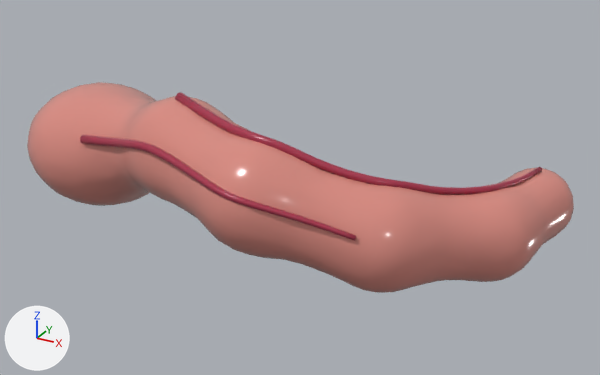
Renders of the glTF model assets/models/targets/appendix.glb from each side of a commit.
Before and after are seen from a 50 mm lens placed at (0.065, -0.1067, 0.0522), pointed at (0.0047, 0.0028, -0.0026). Arrows for +X, +Y and +Z are at lower left; the lights stay in place. The picture after the commit comes second.

The first picture shows 'Appendix', 'Vessels'.
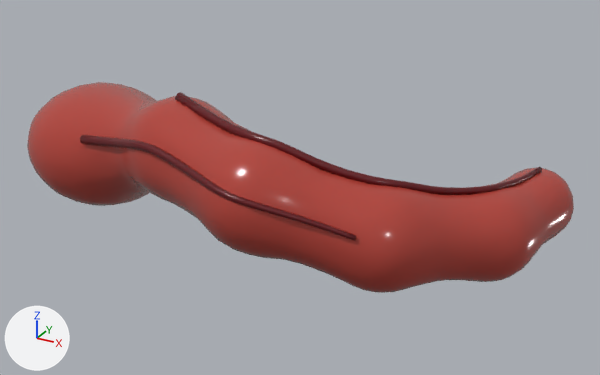
Pixel boxes (x1, y1, x2, y2) of what changed, in the pictures (600 x 375 px):
'Appendix', recoloured (pink to red): (27, 82, 574, 293) in both
'Vessels', recoloured: (80, 92, 542, 241) in both

The change, as a diff of the scene's bpy script:
```diff
--- a/assets/models/targets/appendix.glb.py
+++ b/assets/models/targets/appendix.glb.py
@@ mat_organ @@
 mat_organ = principled_material('organ')
-mat_organ.base_color = (0.7, 0.26, 0.22)  # pink #da8b81
+mat_organ.base_color = (0.448, 0.055, 0.0397)  # red #b34238
 mat_organ.roughness = 0.18
@@ mat_vessel @@
 mat_vessel = principled_material('vessel')
-mat_vessel.base_color = (0.38, 0.03, 0.07)  # red #a6304b
+mat_vessel.base_color = (0.119, 0.00232, 0.00598)  # dark red #610812
 mat_vessel.roughness = 0.3
```
